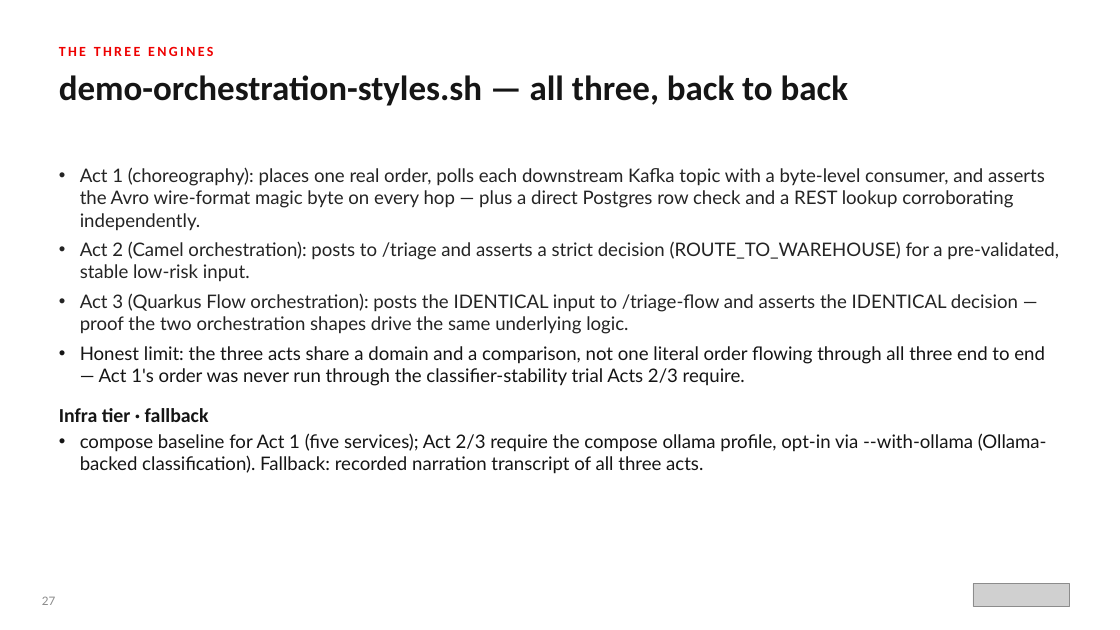
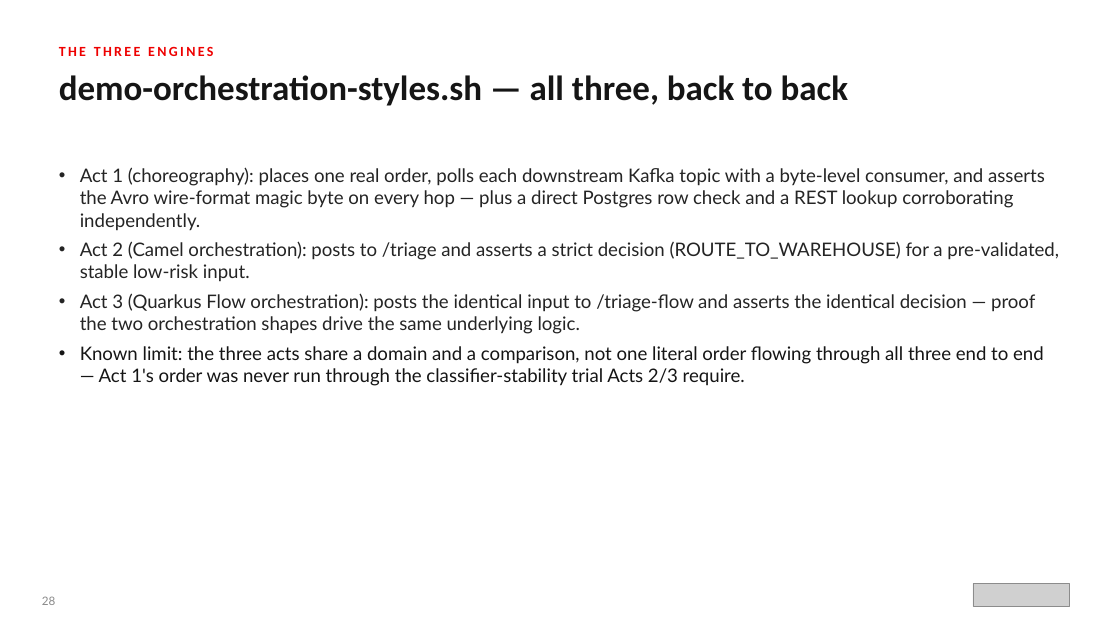
Before and after one commit to patterncatalyst/datamesh-reference-arch-quarkus, a slide deck: slide 29 of presentation/datamesh-201/Datamesh-201-Quarkus-r1.0.pptx (slide 28 before the commit). Drawn at 1120x630 pixels with LibreOffice and Linux fonts; fonts in the diff are those of the drawing; grey boxes stand for pictures. Boxes give left, top, right and bottom in pixels: in the first picture for what was removed or moved away, otherwise in the second. Text is boxed around its words. In the diff, an @@ line names an element or a change of style, - is before the commit and + after.

```diff
--- a/presentation/datamesh-201/Datamesh-201-Quarkus-r1.0.pptx
+++ b/presentation/datamesh-201/Datamesh-201-Quarkus-r1.0.pptx
@@ text at bbox=[80, 293, 1044, 386]: text changed @@
-• Act 3 (Quarkus Flow orchestration): posts the IDENTICAL input to /triage-flow and asserts the IDENTICAL decision — proof the two orchestration shapes drive the same underlying logic.
-• Honest limit: the three acts share a domain and a comparison, not one literal order flowing through all three end to end — Act 1's order was never run through the classifier-stability trial Acts 2/3 require.
-Infra tier · fallback
-• compose baseline for Act 1 (five services); Act 2/3 require the compose ollama profile, opt-in via --with-ollama (Ollama-backed classification). Fallback: recorded narration transcript of all three acts.
+• Act 3 (Quarkus Flow orchestration): posts the identical input to /triage-flow and asserts the identical decision — proof the two orchestration shapes drive the same underlying logic.
+• Known limit: the three acts share a domain and a comparison, not one literal order flowing through all three end to end — Act 1's order was never run through the classifier-stability trial Acts 2/3 require.
@@ text at bbox=[42, 596, 55, 605]: text changed @@
-27
+28
```
Also in this commit, not shown: 70 other slides changed, 1 slide added, 5 other files.
